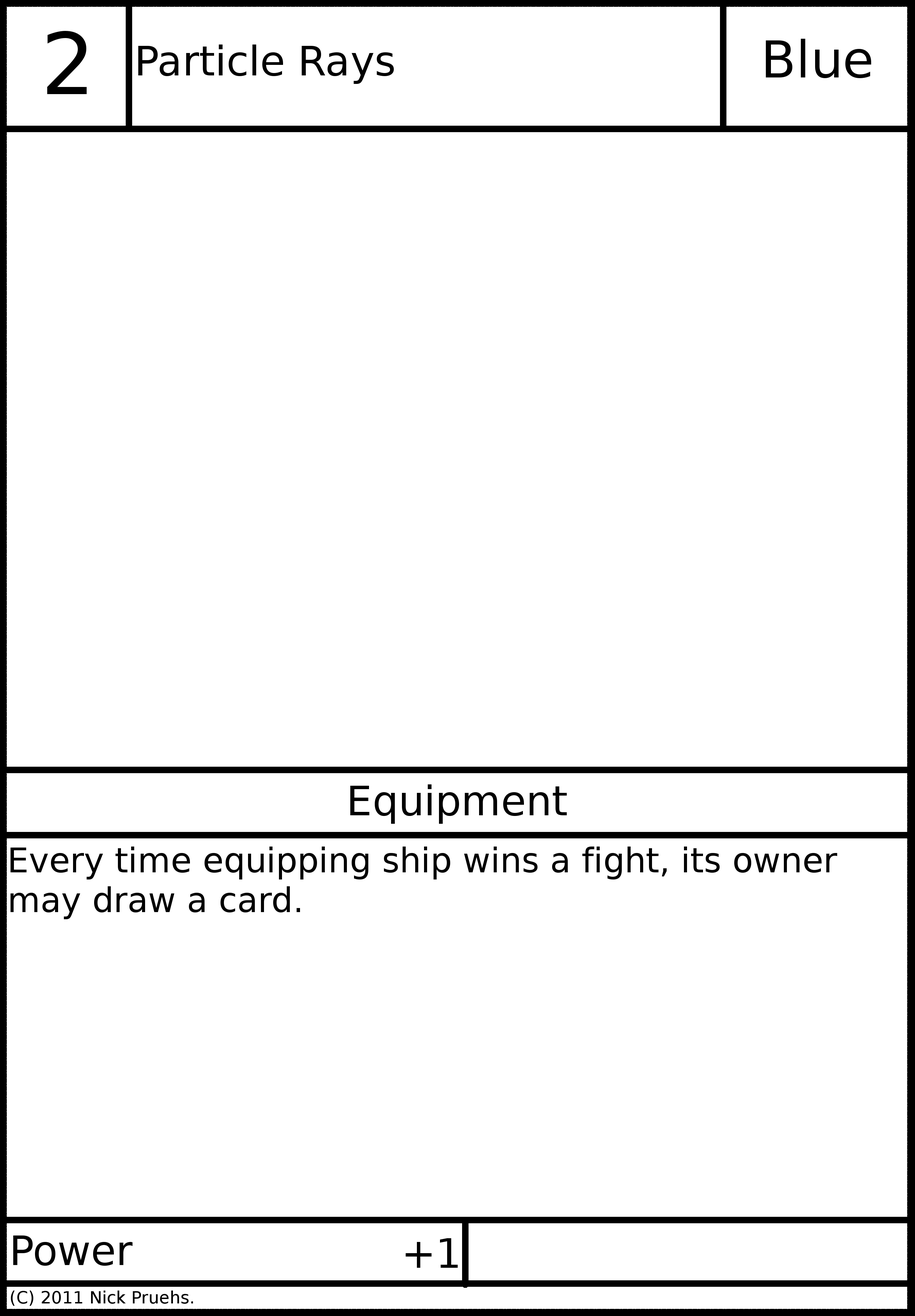
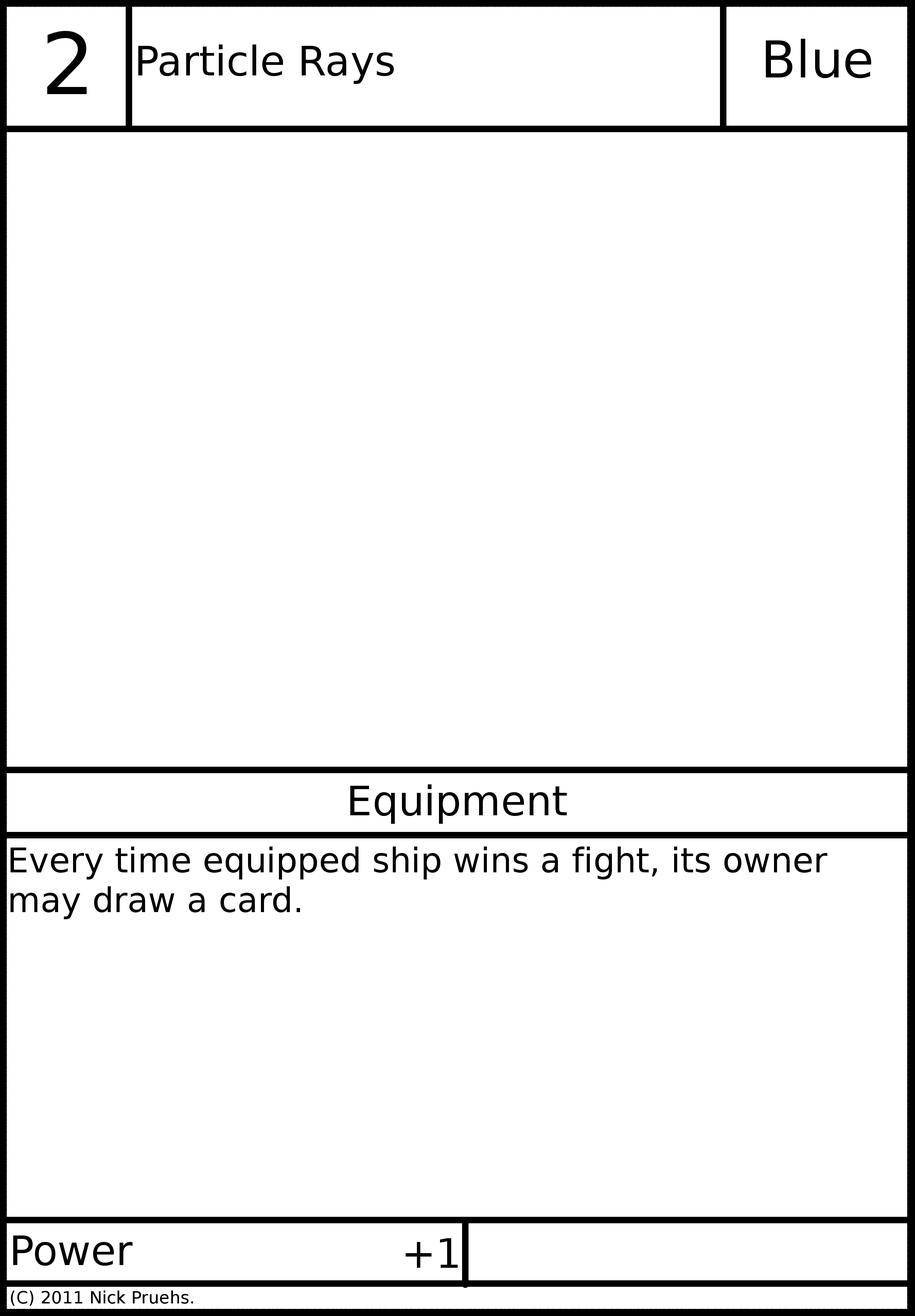
Layered file, before and after one edit (915x1316). Changes by layer:
painted on "Card Text" over (320, 846, 837, 880)
